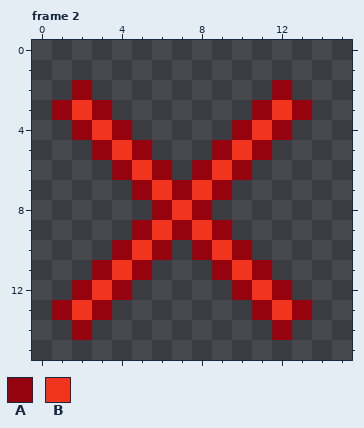
Two versions of one pixel-art file, _Data/Cancel.aseprite. Above is the file before it was changed.
16x16 pixels, 2 frames. Shown: frame 2. The old version is drawn lined up with the new one.
Palette (. is transparent): A #95030f  B #f1341e
Pixels before, frame 2, first column x 1:
 2 .A.........A.
 3 ABA.......ABA
 4 .ABA.....ABA.
 5 ..ABA...ABA..
 6 ...ABA.ABA...
 7 ....ABABA....
 8 .....ABA.....
 9 ....ABABA....
10 ...ABA.ABA...
11 ..ABA...ABA..
12 .ABA.....ABA.
13 ABA.......ABA
14 .A.........A.
Once edited:
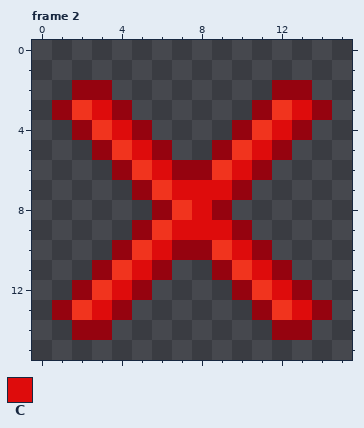
Colours new in this view: C #de0c0c
From old to new:
{"change": "whole drawing moved by -1,+1 (the old picture is shown already moved)"}
{"where": "frame 2"}
{"frame":2,"y":2,"x":3,"old":".","new":"A"}
{"frame":2,"y":2,"x":13,"old":".","new":"A"}
{"frame":2,"y":3,"x":3,"old":"A.","new":"CA"}
{"frame":2,"y":3,"x":13,"old":"A.","new":"CA"}
{"frame":2,"y":4,"x":4,"old":"A.","new":"CA"}
{"frame":2,"y":4,"x":12,"old":"A.","new":"CA"}
{"frame":2,"y":5,"x":5,"old":"A.","new":"CA"}
{"frame":2,"y":5,"x":11,"old":"A.","new":"CA"}
{"frame":2,"y":6,"x":6,"old":"A.","new":"CA"}
{"frame":2,"y":6,"x":10,"old":"A.","new":"CA"}
{"frame":2,"y":7,"x":7,"old":"ABA.","new":"CCCA"}
{"frame":2,"y":8,"x":8,"old":"A.","new":"CA"}
{"frame":2,"y":9,"x":7,"old":"ABA.","new":"CCCA"}
{"frame":2,"y":10,"x":6,"old":"A.","new":"CA"}
{"frame":2,"y":10,"x":10,"old":"A.","new":"CA"}
{"frame":2,"y":11,"x":5,"old":"A.","new":"CA"}
{"frame":2,"y":11,"x":11,"old":"A.","new":"CA"}
{"frame":2,"y":12,"x":4,"old":"A.","new":"CA"}
{"frame":2,"y":12,"x":12,"old":"A.","new":"CA"}
{"frame":2,"y":13,"x":3,"old":"A.","new":"CA"}
{"frame":2,"y":13,"x":13,"old":"A.","new":"CA"}
{"frame":2,"y":14,"x":3,"old":".","new":"A"}
{"frame":2,"y":14,"x":13,"old":".","new":"A"}
